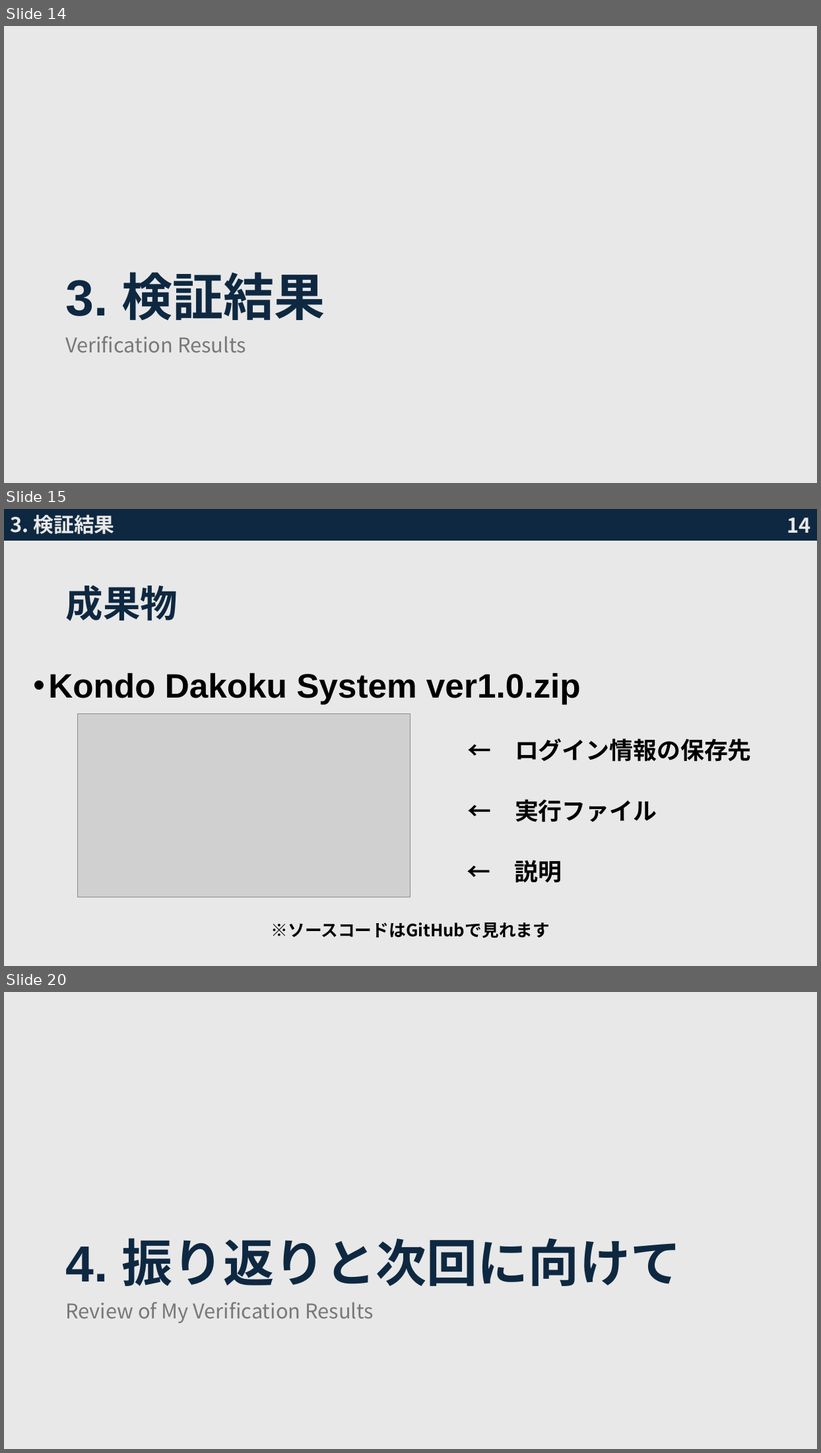
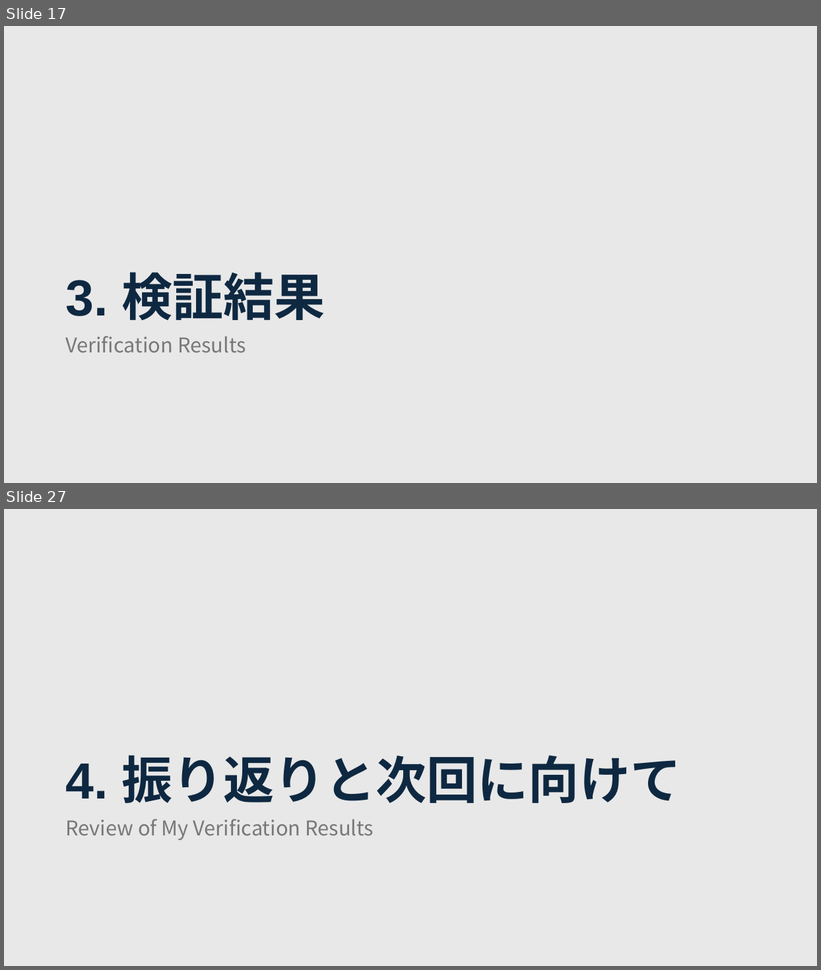
Before and after one commit to sahokk/JavaDakoku0502, a slide deck: 技術検証発表資料2.pptx. Shown one above the other, each under a label of ours: slides 14, 15 and 20 before the commit, slides 17 and 27 after it; the slides between them are not shown. The pictures are 821x1453 and 821x970 pixels, drawn with LibreOffice and Linux fonts; fonts in the diff are those of the drawing; grey boxes stand for pictures. Boxes give left, top, right and bottom in pixels: in the first picture for what was removed or moved away, otherwise in the second. Text is boxed around its words. In the diff, an @@ line names an element or a change of style, - is before the commit and + after.

```diff
--- a/技術検証発表資料2.pptx
+++ b/技術検証発表資料2.pptx
@@ slide 15 removed at [4, 509, 817, 966], background #E8E8E8 @@
@@ rectangle removed at [4, 509, 817, 540] @@
@@ text removed at [10, 515, 114, 534] @@
-3. 検証結果
@@ page number removed at [787, 518, 811, 533] @@
-14
@@ title removed at [66, 585, 178, 621] @@
-成果物
@@ text removed at [48, 673, 581, 704] @@
-• Kondo Dakoku System ver1.0.zip
@@ picture removed at [78, 714, 411, 898] @@
@@ text removed at [515, 739, 752, 762] @@
-← ログイン情報の保存先
@@ text removed at [515, 799, 657, 823] @@
-← 実行ファイル
@@ text removed at [515, 860, 562, 883] @@
-← 説明
@@ text removed at [271, 923, 550, 939] @@
-※ソースコードはGitHubで見れます
@@ what was slide 14 is now slide 17 @@
@@ what was slide 20 is now slide 27 @@
```
Also in this commit, not shown: 12 slides changed, 15 slides added, 7 other slides removed, 31 other files.
